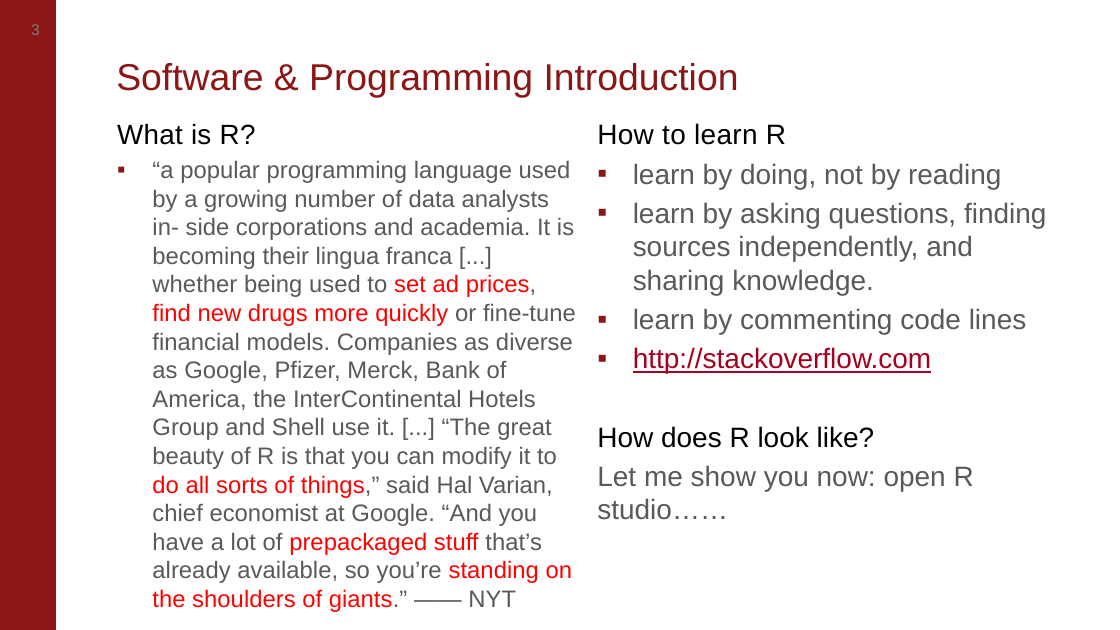
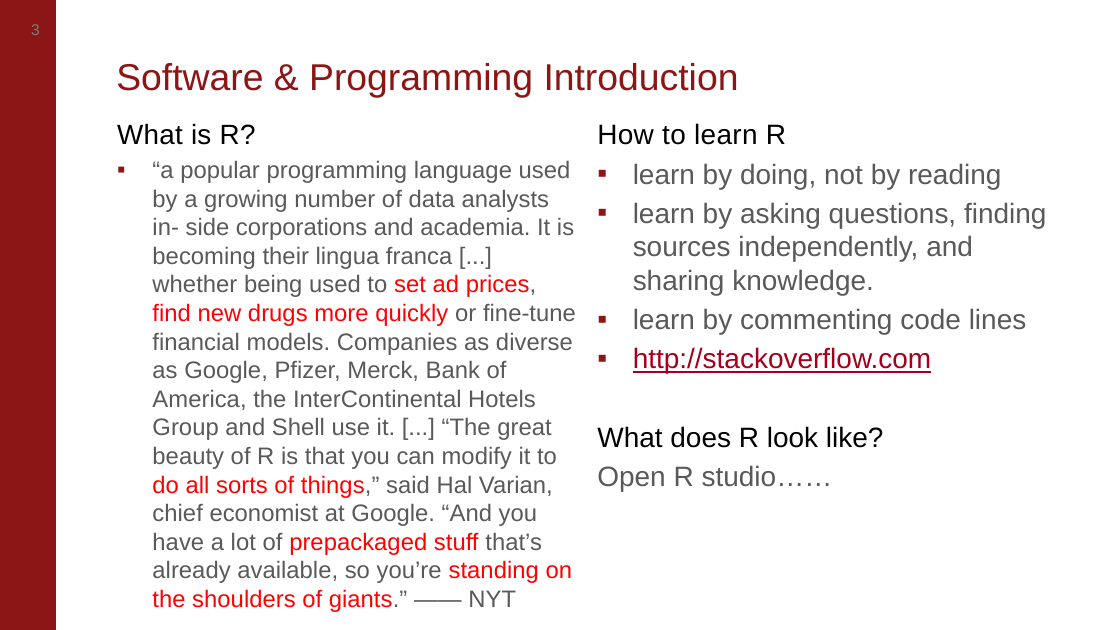
Before and after one commit to kaipingchen/com106-206-TA, a slide deck: slide 3 of KaipingAdina's Section Material/Intro Section/IntroSection.pptx. Drawn at 1120x630 pixels with LibreOffice and Linux fonts; fonts in the diff are those of the drawing; background and template pictures are left out. Boxes give left, top, right and bottom in pixels: in the first picture for what was removed or moved away, otherwise in the second. Text is boxed around its words. In the diff, an @@ line names an element or a change of style, - is before the commit and + after.

Commit message:
AdinaFirstLook
Kaiping, I just started looking at the AMAZING PPT!  I’ll come back in
a bit.  My only changes were to try to make the words less intimidating
and more friendly so we don’t scare them with words they may not be
familiar with.  I’ll check out the R code when I’m done with the
doctors. THANK YOU!

```diff
--- a/KaipingAdina's Section Material/Intro Section/IntroSection.pptx
+++ b/KaipingAdina's Section Material/Intro Section/IntroSection.pptx
@@ text at [597,426,884,491]: text changed; text colour #595959 to #000000 @@
-  How does R look like?
-  Let me show you now: open R studio……
+  What does R look like?
+  Open R studio……
```
Also in this commit, not shown: 3 other slides changed.
